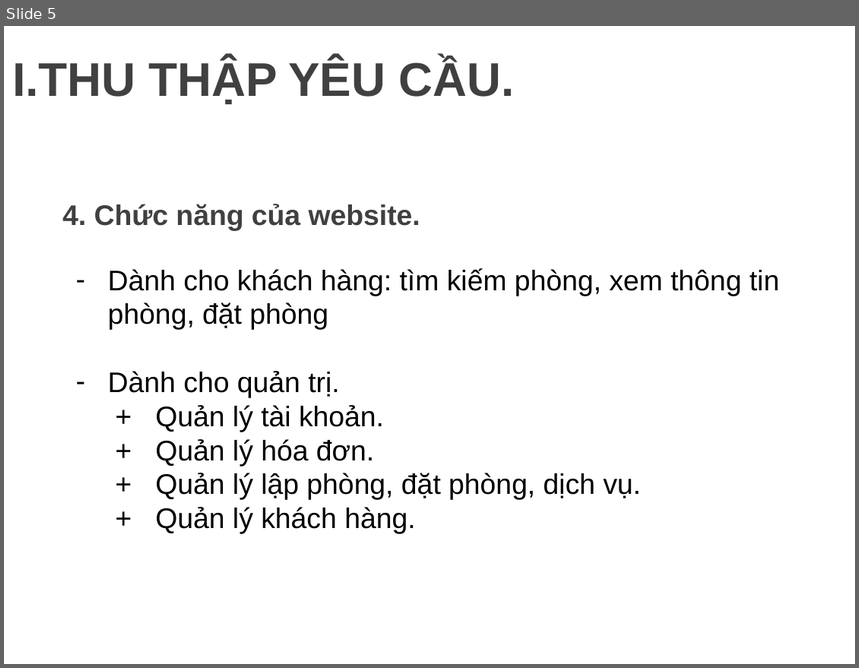
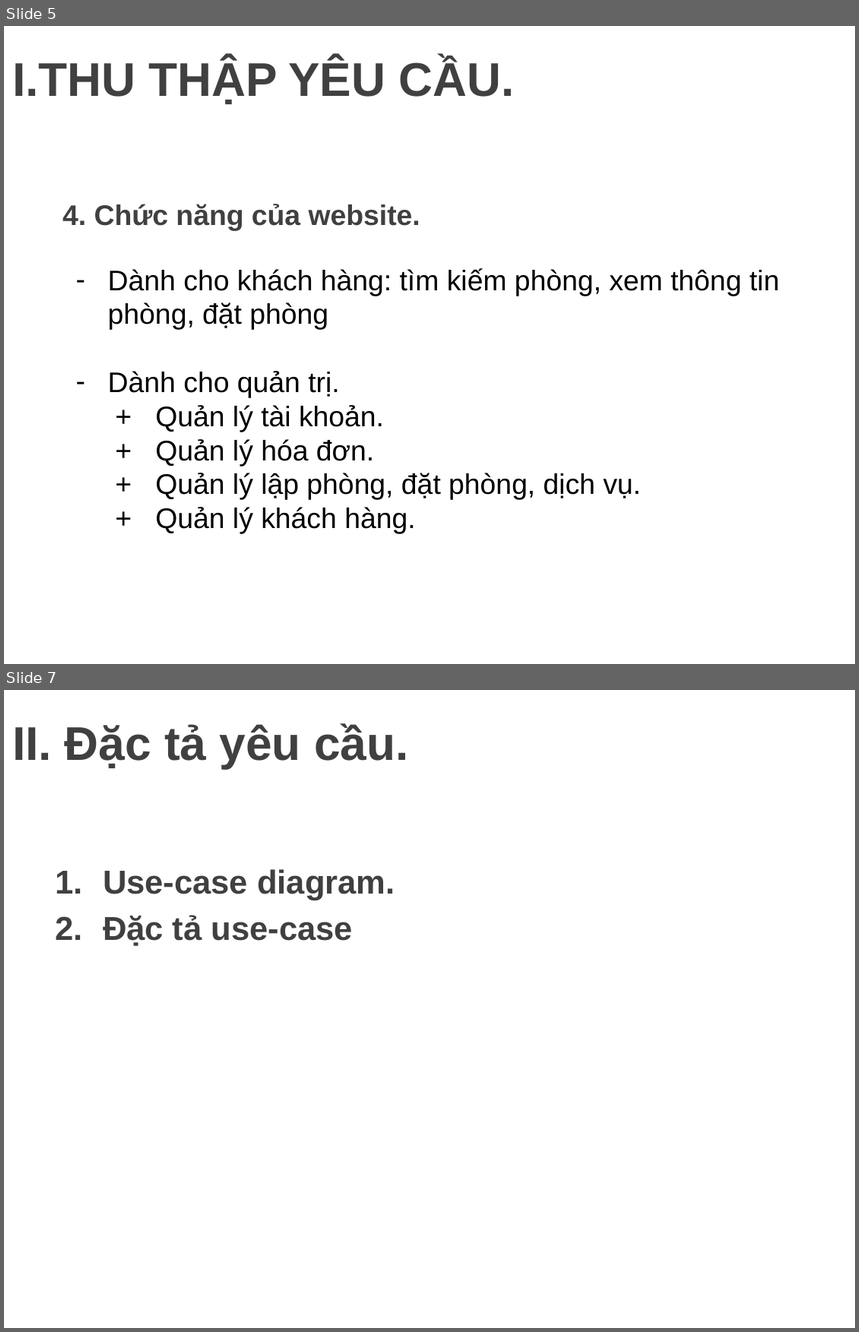
Before and after one commit to minhdat1602/2021_cnpm_group09, a slide deck: document_slide/slide.pptx. Shown one above the other, each under a label of ours: slide 5 before the commit, slides 5 and 7 after it; the slides between them are not shown. The pictures are 859x668 and 859x1332 pixels, drawn with LibreOffice and Linux fonts; fonts in the diff are those of the drawing; background and template pictures are left out. Boxes give left, top, right and bottom in pixels: in the first picture for what was removed or moved away, otherwise in the second. Text is boxed around its words. In the diff, an @@ line names an element or a change of style, - is before the commit and + after.

```diff
--- a/document_slide/slide.pptx
+++ b/document_slide/slide.pptx
@@ slide 7 added at (4,690,855,1328), background picture (left out) @@
@@ title added at (12,723,408,768), 40 pt, text #404040, bold @@
+II. Đặc tả yêu cầu.
@@ text added at (103,869,395,946), 28 pt, text #404040, bold @@
+1. Use-case diagram.
+2. Đặc tả use-case
```
Also in this commit, not shown: 7 slides changed, 8 other slides added, 1 other file.
